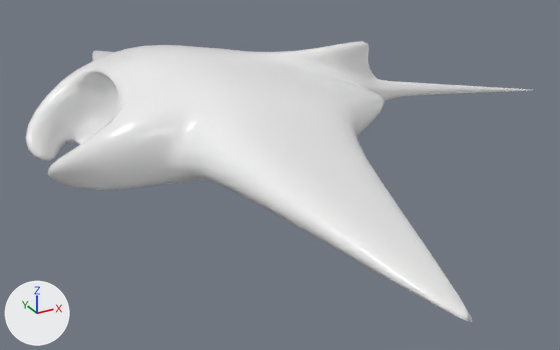
What one commit did to the glTF model docs/wherebloodrunsgreen.glb.
Both versions are drawn from a 50 mm camera at (-3.15, -6.34, 4.02) aimed at (0.44, 0.19, 0.75). The axes (+X, +Y, +Z) are drawn at lower left. The lights are the same throughout. Vertices at the same position are counted once.

The scene before the commit, as lines of its bpy script (objects in view):
```python
mat_material_001 = principled_material('Material.001')
mat_material_001.base_color = (1.0, 1.0, 1.0)  # white #ffffff
mat_material_001.roughness = 0.257
mat_material_001.transmission_weight = 0.225
me_cube = bpy.data.meshes.new('Cube')
me_cube.from_pydata(...)  # 2178 vertices, 4352 faces; spans x -3.66..3.67, y -0.42..0.72, z -1.63..4.36
me_cube.materials.append(mat_material_001)  # white #ffffff
ob_mantaray = bpy.data.objects.new('MantaRay', me_cube)
ob_mantaray.location = (-0.346, 0.135, 1.545)
ob_mantaray.rotation_euler = (1.684, 0.00906, 1.581)  # degrees (96, 0.5, 91)
```
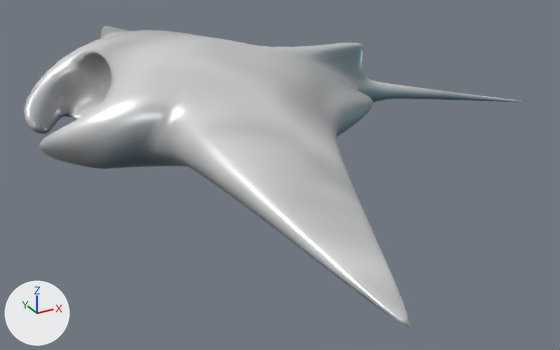
Edits to the scene script, one JSON object a line:
```json
{"op": "add", "block": "img_untitled", "code": ["img_untitled = load_image('Untitled', '_unpacked/Untitled', 1024, 1024, 'sRGB')"]}
{"op": "remove", "block": "mat_material_001", "code": "mat_material_001.base_color = (1.0, 1.0, 1.0)  # white #ffffff"}
{"op": "remove", "block": "mat_material_001", "code": "mat_material_001.transmission_weight = 0.225"}
{"op": "add", "block": "mat_material_001", "code": "mat_material_001.texture = img_untitled"}
{"op": "set", "path": "mat_material_001.metallic", "old": "0.0", "new": "0.42"}
{"op": "set", "path": "mat_material_001.roughness", "old": "0.257", "new": "0.35"}
{"block": "me_cube", "where": "me_cube.from_pydata(...)  # 2178 vertices, 4352 faces; spans x -3.66..3.67, y -0.42..0.72, z -1.63..4.36"}
{"block": "me_cube", "where": "# used by ob_mantaray; location = (-0.346, 0.135, 1.545); rotation_euler = (1.684, 0.00906, 1.581), in degrees (96, 0.5, 91)"}
{"block": "me_cube", "change": "me_cube part 1: texture (UV) coordinates of 4352 of 4352 faces, centred in x -3.64..3.64, y -0.42..0.71, z -1.62..4.34, changed; they spanned u 0.12..0.88, v 0.12..0.63 and now span u 0.0..0.99, v 0.0..1.0"}
{"op": "set", "path": "ob_mantaray.location", "old": "(-0.346, 0.135, 1.545)", "new": "(-0.282, 0.474, 1.563)"}
{"op": "set", "path": "ob_mantaray.rotation_euler", "old": "(1.684, 0.00906, 1.581)", "new": "(1.733, -0.05, 1.522)", "note": "degrees (96, 0.5, 91) -> degrees (99, -2.9, 87)"}
```

Changed parts and their boxes [x1, y1, x2, y2] in the pictures (560 x 350 px):
```json
{"object": "MantaRay", "change": "surface changed, moved, turned", "before": [26, 41, 531, 322], "after": [24, 26, 524, 327]}
```
